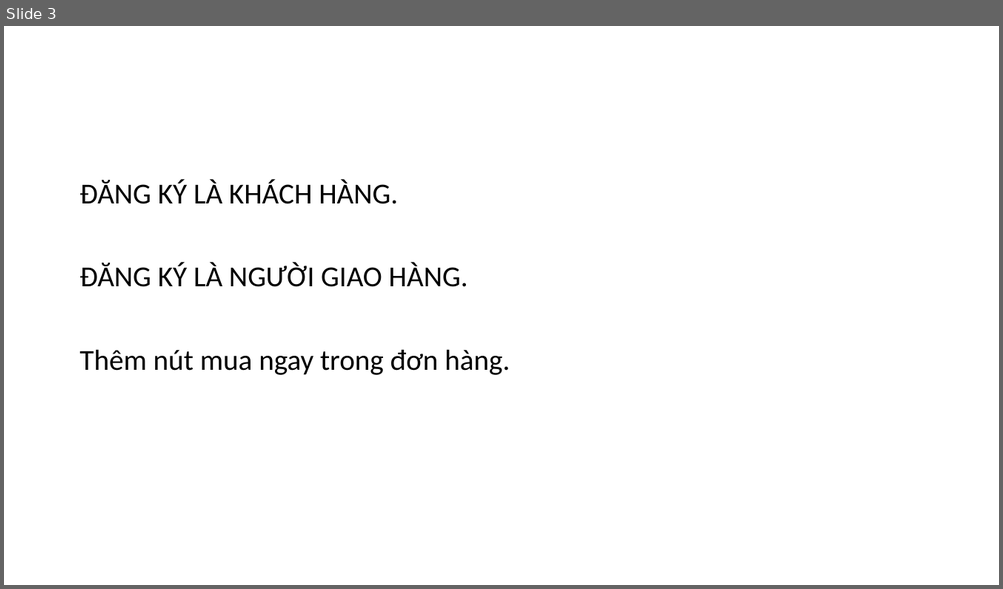
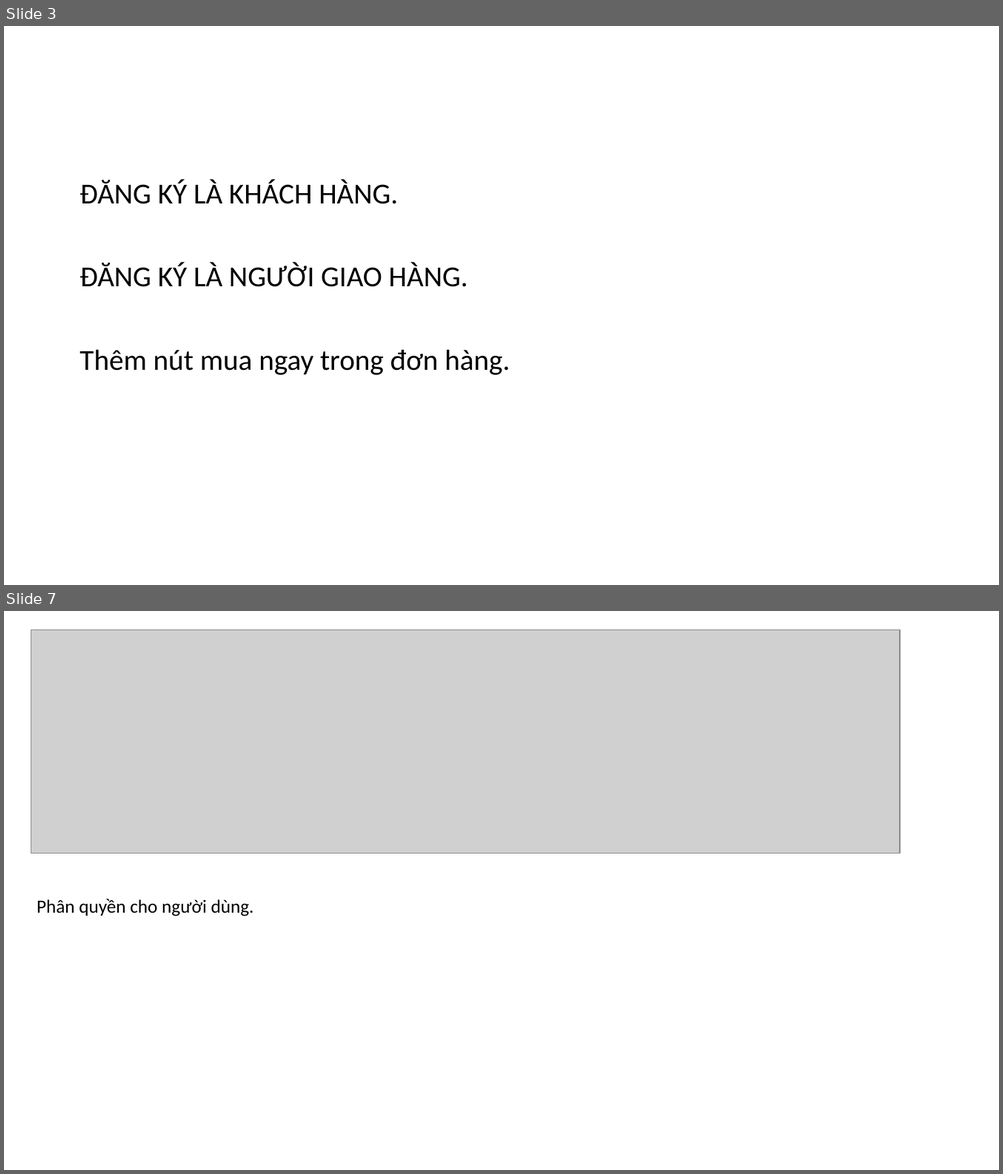
Before and after one commit to DangVanDoan05/WordPress, a slide deck: Quản trị người dùng sử dụng trang website, quản trị đơn hàng.pptx. Shown one above the other, each under a label of ours: slide 3 before the commit, slides 3 and 7 after it; the slides between them are not shown. The pictures are 1003x589 and 1003x1174 pixels, drawn with LibreOffice and Linux fonts; fonts in the diff are those of the drawing; grey boxes stand for pictures. Boxes give left, top, right and bottom in pixels: in the first picture for what was removed or moved away, otherwise in the second. Text is boxed around its words. In the diff, an @@ line names an element or a change of style, - is before the commit and + after.

```diff
--- a/Quản trị người dùng sử dụng trang website, quản trị đơn hàng.pptx
+++ b/Quản trị người dùng sử dụng trang website, quản trị đơn hàng.pptx
@@ slide 7 added at (4, 611, 999, 1170), background #FFFFFF @@
@@ picture added at (31, 630, 900, 854) @@
@@ text added at (37, 899, 254, 917), 18 pt, text #000000 @@
+Phân quyền cho người dùng.
```
Also in this commit, not shown: 2 slides changed, 7 other slides added, 1 other file.
